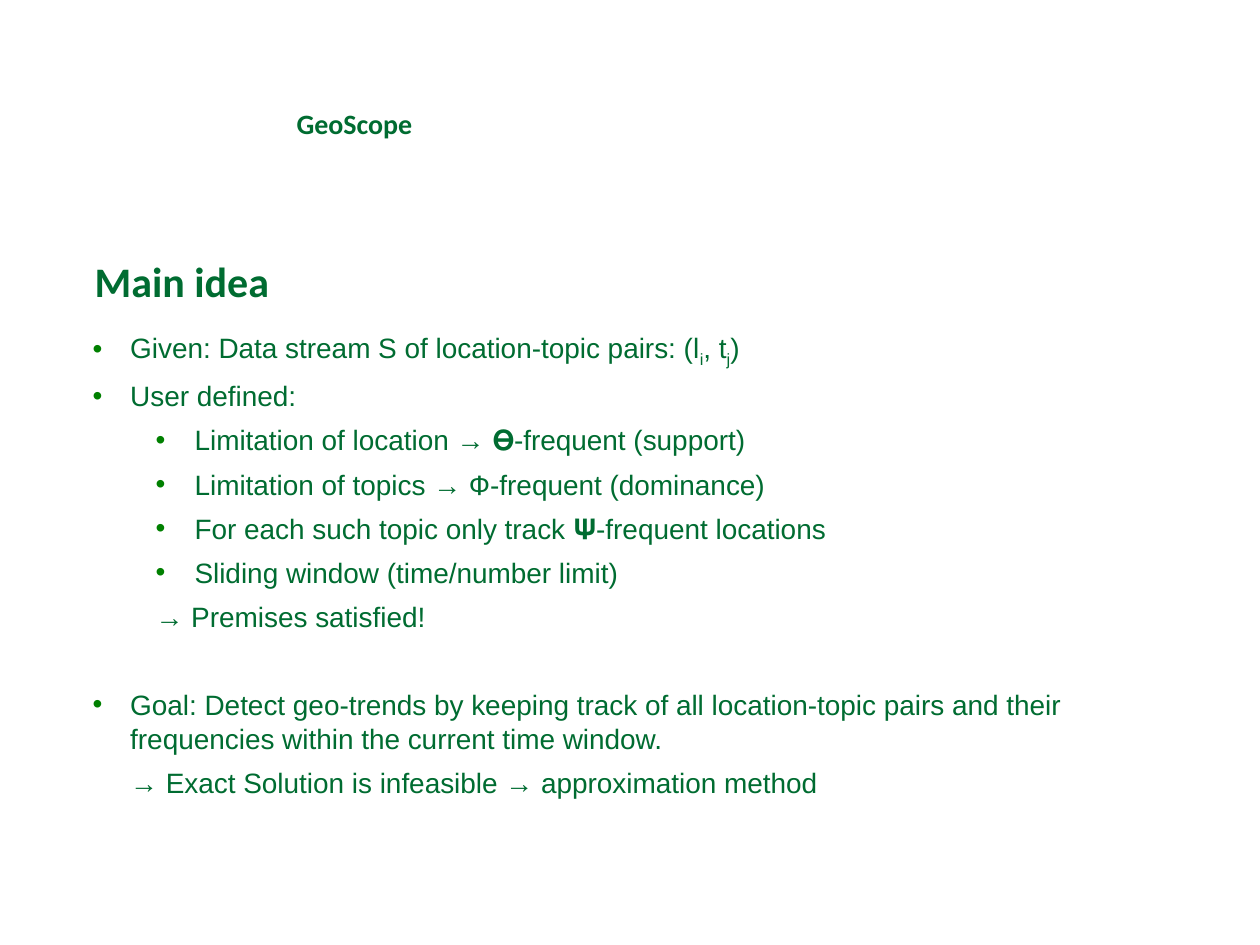
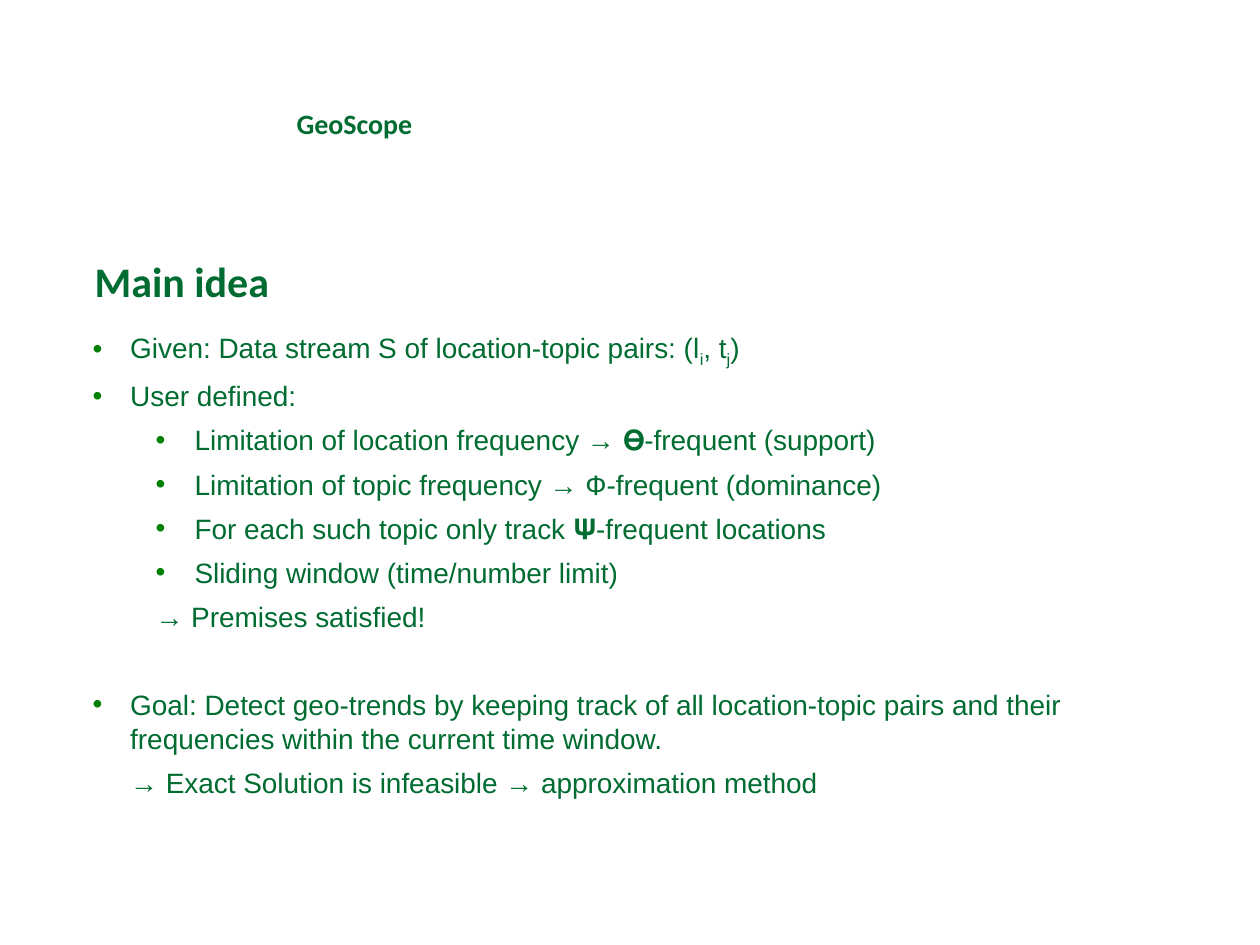
Before and after one commit to michaelprummer/datascience, a slide deck: slide 8 of GeoScope/DataScience1.ppt. Drawn at 1260x945 pixels with LibreOffice and Linux fonts; fonts in the diff are those of the drawing; background and template pictures are left out. Boxes give left, top, right and bottom in pixels: in the first picture for what was removed or moved away, otherwise in the second. Text is boxed around its words. In the diff, an @@ line names an element or a change of style, - is before the commit and + after.

Commit message:
changes

```diff
--- a/GeoScope/DataScience1.ppt
+++ b/GeoScope/DataScience1.ppt
@@ text at bbox=[195, 429, 881, 500]: text changed @@
-  • Limitation of location → 𝚹-frequent (support)
-  • Limitation of topics → Ф-frequent (dominance)
+  • Limitation of location frequency → 𝚹-frequent (support)
+  • Limitation of topic frequency → Ф-frequent (dominance)
```
